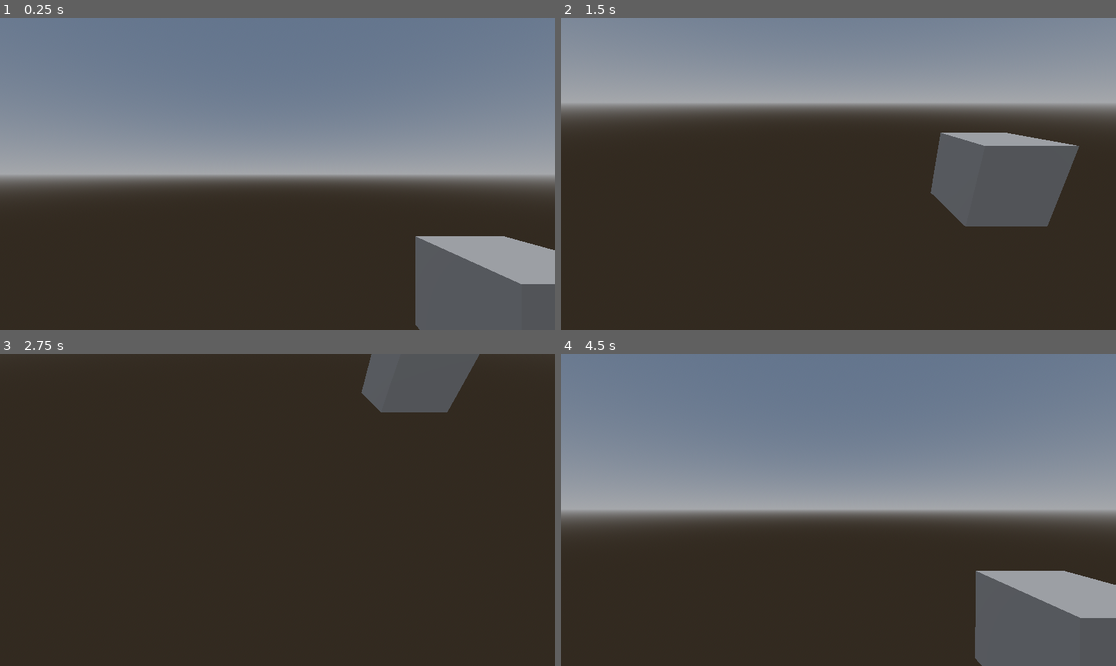
Above: before the commit, frames 1-4 (two rows, left to right).
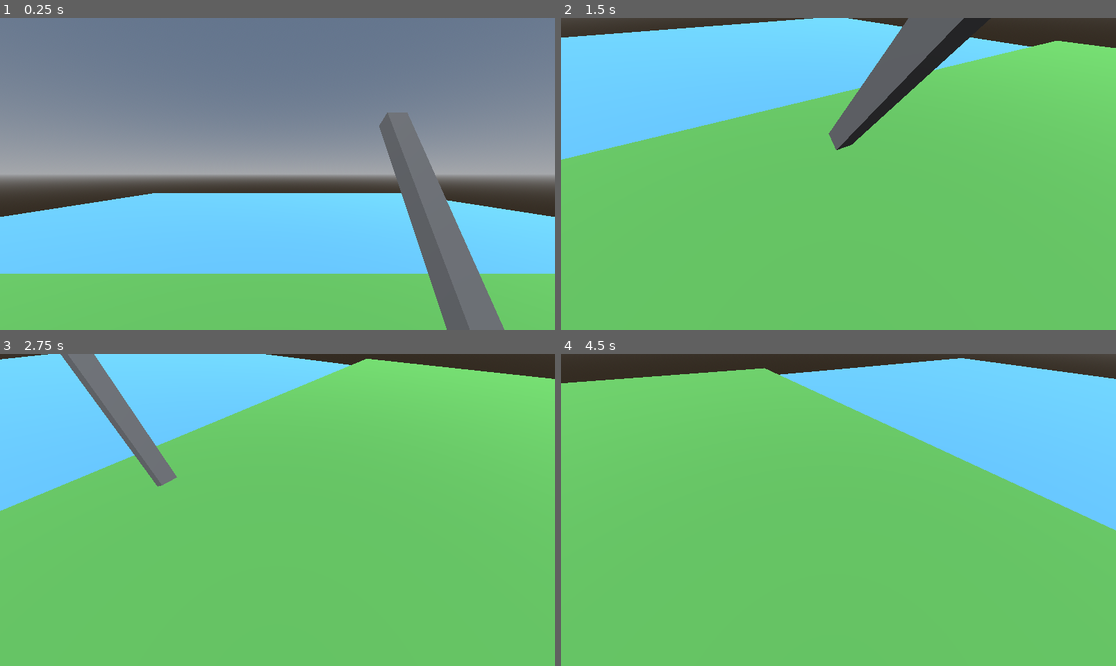
Above: after the commit, the same moments.

Repository: Herodegon/GMTK_2026
Game: Godot game, scene res://scenes/world.tscn
Two runs of this game, one before a commit and one after it. Both use one fixed random seed, a clock stepped at 60 frames per second and the inputs below.
Inputs:
- Up to frame 1 (0.25 s): no input
- Up to frame 2 (1.5 s): tap Enter at 0.5 s; hold D (right, bound only after the commit) 0.53-1.28 s; tap E (interact, bound only after the commit) at 0.6, 1.35 s; hold S (down) from 1.28 s (still down)
- Up to frame 3 (2.75 s): release S (down) at 2.03 s; hold D (right, bound only after the commit) from 2.03 s (still down); tap E (interact, bound only after the commit) at 2.1 s
- Up to frame 4 (4.5 s): release D (right, bound only after the commit) at 2.78 s; hold W (up) 2.78-3.53 s; tap E (interact, bound only after the commit) at 2.85, 3.6, 4.35 s; hold A (left, bound only after the commit) from 3.53 s (still down)

The runs differ from the first frame. In frame 1, 41% of the frame differs, in the area x 0-100%, y 30-100%; in frame 2, 100%; in frame 3, 99%; in frame 4, 100%, in the area x 0-100%, y 0-100%.

Commit message:
Camera and fishing rod tests

Diff:
--- a/project.godot
+++ b/project.godot
@@ -31,6 +31,21 @@
 "events": [Object(InputEventKey,"resource_local_to_scene":false,"resource_name":"","device":-1,"window_id":0,"alt_press …(192 unchanged characters)…
 ]
 }
+left={
+"deadzone": 0.2,
+"events": [Object(InputEventKey,"resource_local_to_scene":false,"resource_name":"","device":-1,"window_id":0,"alt_pressed":false,"shift_pressed":false,"ctrl_pressed":false,"meta_pressed":false,"pressed":false,"keycode":0,"physical_keycode":65,"key_label":0,"unicode":97,"location":0,"echo":false,"script":null)
+]
+}
+right={
+"deadzone": 0.2,
+"events": [Object(InputEventKey,"resource_local_to_scene":false,"resource_name":"","device":-1,"window_id":0,"alt_pressed":false,"shift_pressed":false,"ctrl_pressed":false,"meta_pressed":false,"pressed":false,"keycode":0,"physical_keycode":68,"key_label":0,"unicode":100,"location":0,"echo":false,"script":null)
+]
+}
+interact={
+"deadzone": 0.2,
+"events": [Object(InputEventKey,"resource_local_to_scene":false,"resource_name":"","device":-1,"window_id":0,"alt_pressed":false,"shift_pressed":false,"ctrl_pressed":false,"meta_pressed":false,"pressed":false,"keycode":0,"physical_keycode":69,"key_label":0,"unicode":101,"location":0,"echo":false,"script":null)
+]
+}
 
 [physics]
 
--- a/scenes/player.gd
+++ b/scenes/player.gd
@@ -1,17 +1,28 @@
 extends Node3D
 
-var target_transform : Transform3D
-
-# Called when the node enters the scene tree for the first time.
-func _ready() -> void:
-	pass # Replace with function body.
+var target_transform: Transform3D
+var camera_lock: bool = false
 
 func _physics_process(delta):
 
+	if Input.is_action_just_pressed("interact"):
+		$Rod/Animator.play("Cast")
+
+	if !camera_lock:
+		handle_camera()
+		$Camera.transform = lerp($Camera.transform, target_transform, 3.0 * delta)
+	else:
+		$Camera.transform = lerp($Camera.transform, $Up.transform, 3.0 * delta)
+
+func handle_camera():
 	if Input.is_action_just_pressed("up"):
-		target_transform = $Position1.transform
+		target_transform = $Up.transform
 
 	if Input.is_action_just_pressed("down"):
-		target_transform = $Position2.transform
+		target_transform = $Down.transform
 
-	$Camera.transform = lerp($Camera.transform, target_transform, 3.0 * delta)
+	if Input.is_action_just_pressed("left"):
+		target_transform = $Left.transform
+
+	if Input.is_action_just_pressed("right"):
+		target_transform = $Right.transform
--- a/scenes/player.tscn
+++ b/scenes/player.tscn
@@ -2,19 +2,95 @@
 
 [ext_resource type="Script" uid="uid://doj4mdl4jliu" path="res://scenes/player.gd" id="1_3vyb7"]
 
+[sub_resource type="Animation" id="Animation_3vyb7"]
+resource_name = "Cast"
+length = 2.0
+step = 0.1
+tracks/0/type = "value"
+tracks/0/imported = false
+tracks/0/enabled = true
+tracks/0/path = NodePath("Rod:position")
+tracks/0/interp = 2
+tracks/0/loop_wrap = true
+tracks/0/keys = {
+"times": PackedFloat32Array(0, 0.6, 0.9, 1.1, 2),
+"transitions": PackedFloat32Array(1, 1, 1, 1, 1),
+"update": 0,
+"values": [Vector3(0.6071543, -0.5783014, -0.5725271), Vector3(0.6071543, -0.5783014, -0.3338139), Vector3(0.6071543, -0.5783014, -0.3338139), Vector3(0.6071543, -0.65435684, -0.9711827), Vector3(0.6071543, -0.5783014, -0.5725271)]
+}
+tracks/1/type = "value"
+tracks/1/imported = false
+tracks/1/enabled = true
+tracks/1/path = NodePath("Rod:rotation")
+tracks/1/interp = 2
+tracks/1/loop_wrap = true
+tracks/1/keys = {
+"times": PackedFloat32Array(0, 0.6, 0.9, 1.1, 2),
+"transitions": PackedFloat32Array(1, 1, 1, 1, 1),
+"update": 0,
+"values": [Vector3(-0.5235988, 0, 0), Vector3(0.5235988, 0, 0), Vector3(0.5235988, 0, 0), Vector3(-0.9987162, 0, 0), Vector3(-0.5235988, 0, 0)]
+}
+
+[sub_resource type="Animation" id="Animation_g2els"]
+length = 0.001
+tracks/0/type = "value"
+tracks/0/imported = false
+tracks/0/enabled = true
+tracks/0/path = NodePath("Rod:rotation")
+tracks/0/interp = 1
+tracks/0/loop_wrap = true
+tracks/0/keys = {
+"times": PackedFloat32Array(0),
+"transitions": PackedFloat32Array(1),
+"update": 0,
+"values": [Vector3(-0.5235988, 0, 0)]
+}
+tracks/1/type = "value"
+tracks/1/imported = false
+tracks/1/enabled = true
+tracks/1/path = NodePath("Rod:position")
+tracks/1/interp = 1
+tracks/1/loop_wrap = true
+tracks/1/keys = {
+"times": PackedFloat32Array(0),
+"transitions": PackedFloat32Array(1),
+"update": 0,
+"values": [Vector3(0.6071543, -0.5783014, -0.5725271)]
+}
+
+[sub_resource type="AnimationLibrary" id="AnimationLibrary_qhqgy"]
+_data = {
+&"Cast": SubResource("Animation_3vyb7"),
+&"RESET": SubResource("Animation_g2els")
+}
+
 [sub_resource type="BoxMesh" id="BoxMesh_yt6rh"]
-size = Vector3(0.3, 0.3, 0.3)
+size = Vector3(0.1, 1, 0.1)
 
 [node name="Player" type="Node3D" unique_id=390882609]
 script = ExtResource("1_3vyb7")
 
-[node name="Hand" type="CSGMesh3D" parent="." unique_id=1179203605]
-transform = Transform3D(1, 0, 0, 0, 1, 0, 0, 0, 1, 0.6171726, -0.36102962, -0.53881514)
+[node name="Rod" type="Node3D" parent="." unique_id=272572645]
+transform = Transform3D(1, 0, 0, 0, 0.8660254, 0.5, 0, -0.5, 0.8660254, 0.6071543, -0.5783014, -0.5725271)
+metadata/_edit_group_ = true
+
+[node name="Animator" type="AnimationPlayer" parent="Rod" unique_id=1129065426]
+root_node = NodePath("../..")
+libraries/ = SubResource("AnimationLibrary_qhqgy")
+
+[node name="Mesh" type="CSGMesh3D" parent="Rod" unique_id=1179203605]
+transform = Transform3D(1, 0, 0, 0, 1, 0, 0, 0, 1, 0, 0.5, 0)
 mesh = SubResource("BoxMesh_yt6rh")
 
 [node name="Camera" type="Camera3D" parent="." unique_id=1721382717]
 
-[node name="Position1" type="Node3D" parent="." unique_id=1705405695]
+[node name="Up" type="Node3D" parent="." unique_id=1705405695]
 
-[node name="Position2" type="Node3D" parent="." unique_id=567510098]
+[node name="Down" type="Node3D" parent="." unique_id=567510098]
 transform = Transform3D(0.9999999, 0, 0, 0, 0.70710677, 0.7071067, 0, -0.7071067, 0.70710665, 0, -0.18551743, 0.58241904)
+
+[node name="Left" type="Node3D" parent="." unique_id=951543623]
+transform = Transform3D(0.4999999, -0.6123724, 0.61237234, 0, 0.70710677, 0.7071067, -0.8660253, -0.35355332, 0.3535533, -0.22735643, 0.23521489, 0.58241904)
+
+[node name="Right" type="Node3D" parent="." unique_id=1485090676]
+transform = Transform3D(0.4999999, 0.6123724, -0.61237234, 0, 0.7071067, 0.70710665, 0.8660253, -0.35355332, 0.3535533, 0.227, 0.235, 0.582)
--- a/scenes/world.tscn
+++ b/scenes/world.tscn
@@ -11,13 +11,35 @@
 background_mode = 2
 sky = SubResource("Sky_nnsk1")
 
+[sub_resource type="BoxMesh" id="BoxMesh_wnsco"]
+size = Vector3(30, 0.1, 30)
+
+[sub_resource type="StandardMaterial3D" id="StandardMaterial3D_rwgxs"]
+albedo_color = Color(0.36078432, 0.70980394, 1, 1)
+
+[sub_resource type="BoxMesh" id="BoxMesh_4wyf3"]
+size = Vector3(30, 0.1, 10)
+
+[sub_resource type="StandardMaterial3D" id="StandardMaterial3D_nnsk1"]
+albedo_color = Color(0.36078432, 0.70980394, 0.33333334, 1)
+
 [node name="World" type="Node3D" unique_id=803202408]
 
 [node name="WorldEnvironment" type="WorldEnvironment" parent="." unique_id=1598877520]
 environment = SubResource("Environment_wnsco")
 
 [node name="Sun" type="DirectionalLight3D" parent="." unique_id=1065809548]
-transform = Transform3D(0.70710677, 0.68301266, -0.18301272, 0, 0.25881907, 0.9659258, 0.70710677, -0.68301266, 0.18301272, 0, 0, 0)
+transform = Transform3D(-0.45209804, 0.86157525, -0.23085842, 1.8333646e-09, 0.2588191, 0.9659258, 0.89196813, 0.43669328, -0.11701165, 0, 0, 0)
 
 [node name="Player" parent="." unique_id=390882609 instance=ExtResource("1_nnsk1")]
 transform = Transform3D(1, 0, 0, 0, 1, 0, 0, 0, 1, 0, 1, 0)
+
+[node name="Water" type="CSGMesh3D" parent="." unique_id=854924027]
+transform = Transform3D(1, 0, 0, 0, 1, 0, 0, 0, 1, 0, -1.3767662, -9.771616)
+mesh = SubResource("BoxMesh_wnsco")
+material = SubResource("StandardMaterial3D_rwgxs")
+
+[node name="Ground" type="CSGMesh3D" parent="." unique_id=1403417302]
+transform = Transform3D(1, 0, 0, 0, 1, 0, 0, 0, 1, 0, -0.9878943, 1.0382786)
+mesh = SubResource("BoxMesh_4wyf3")
+material = SubResource("StandardMaterial3D_nnsk1")
